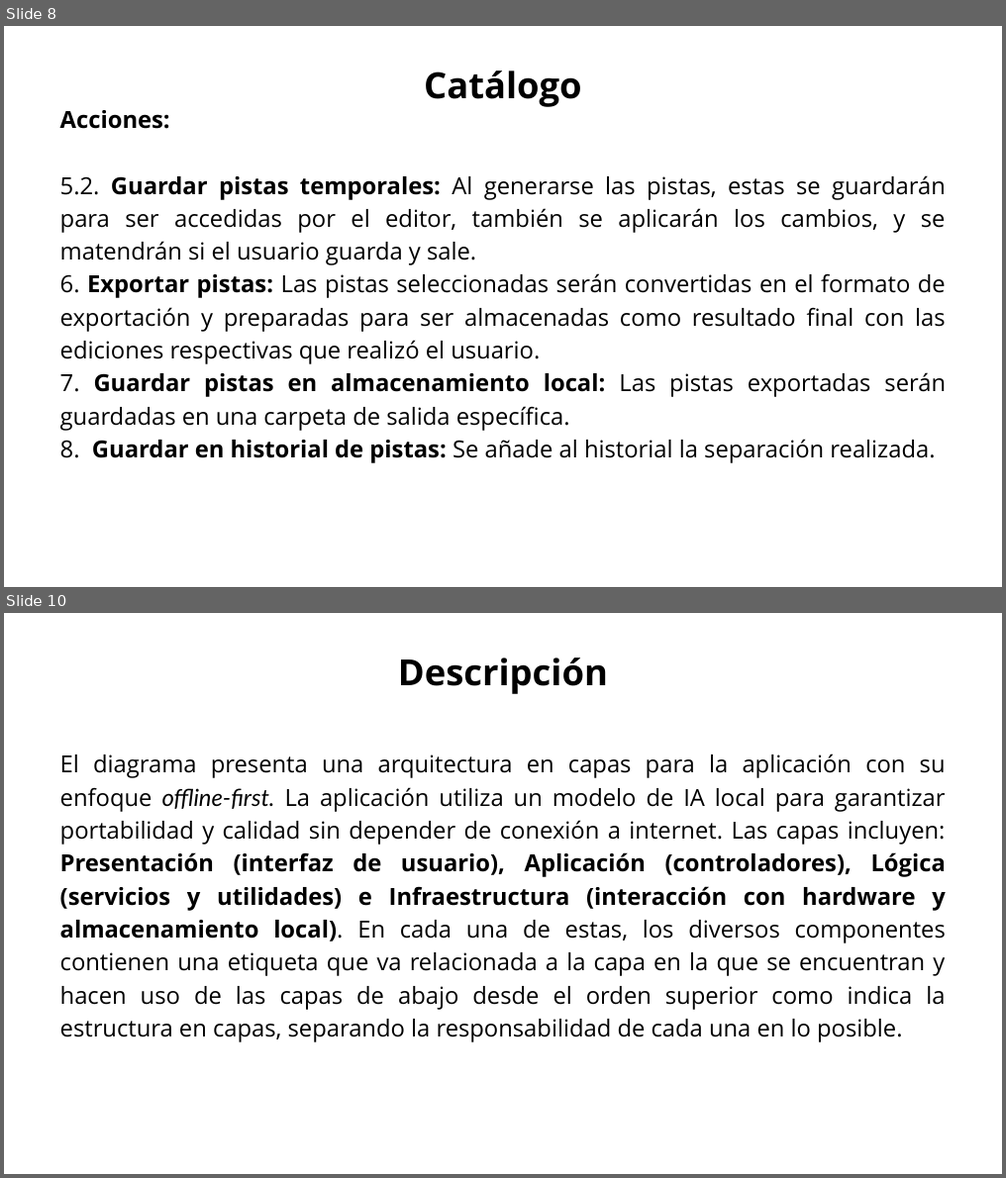
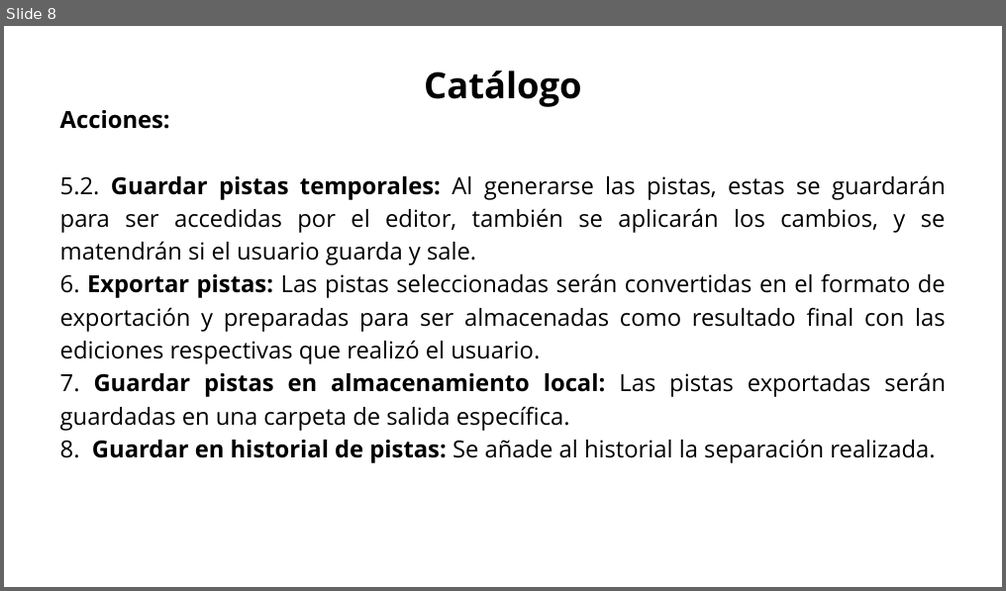
Before and after one commit to Jucer74/SoftwareArchitecture, a slide deck: Project/Views/SistemaSeparacionAudio.views.pptx. Shown one above the other, each under a label of ours: slides 8 and 10 before the commit, slide 8 after it; the slides between them are not shown. The pictures are 1006x1178 and 1006x591 pixels, drawn with LibreOffice and Linux fonts; fonts in the diff are those of the drawing. Boxes give left, top, right and bottom in pixels: in the first picture for what was removed or moved away, otherwise in the second. Text is boxed around its words. In the diff, an @@ line names an element or a change of style, - is before the commit and + after.

```diff
--- a/Project/Views/SistemaSeparacionAudio.views.pptx
+++ b/Project/Views/SistemaSeparacionAudio.views.pptx
@@ slide 10 removed at (4, 613, 1002, 1174), background #FFFFFF @@
@@ text removed at (398, 658, 608, 694) @@
-Descripción
@@ text removed at (60, 754, 945, 1043) @@
-El diagrama presenta una arquitectura en capas para la aplicación con su enfoque offline-first. La aplicación utiliza un modelo de IA local para garantizar portabilidad y calidad sin depender de conexión a internet. Las capas incluyen: Presentación (interfaz de usuario), Aplicación (controladores), Lógica (servicios y utilidades) e Infraestructura (interacción con hardware y almacenamiento local). En cada una de estas, los diversos componentes contienen una etiqueta que va relacionada a la capa en la que se encuentran y hacen uso de las capas de abajo desde el orden superior como indica la estructura en capas, separando la responsabilidad de cada una en lo posible.
```
Also in this commit, not shown: 10 slides changed, 7 slides added, 4 other slides removed.
